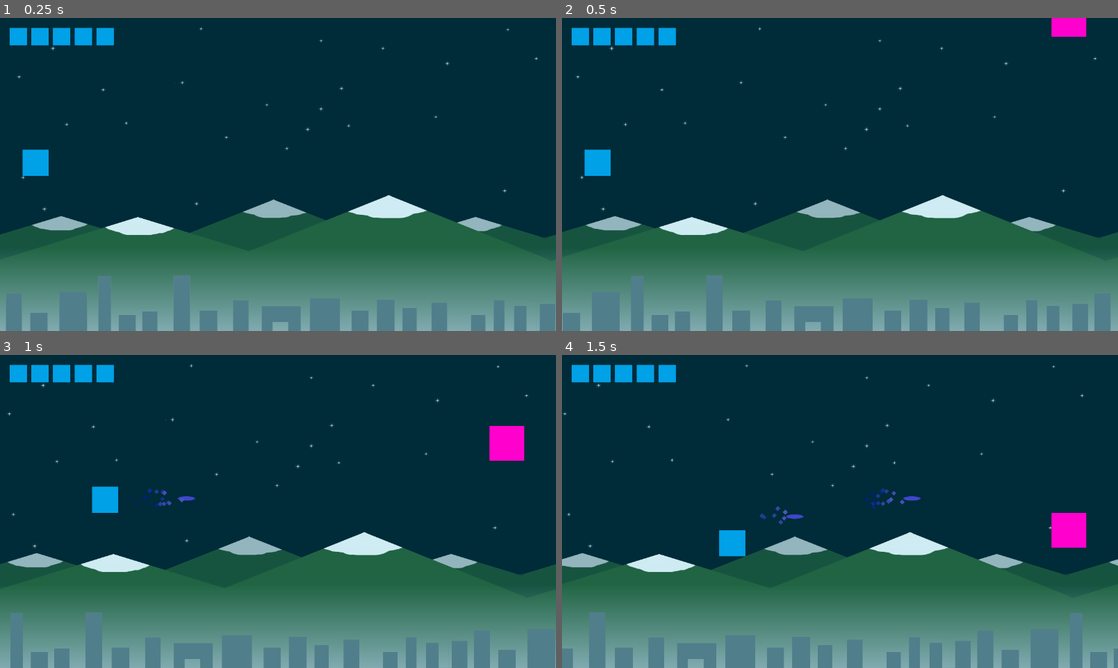
Above: before the commit, frames 1-4 (two rows, left to right).
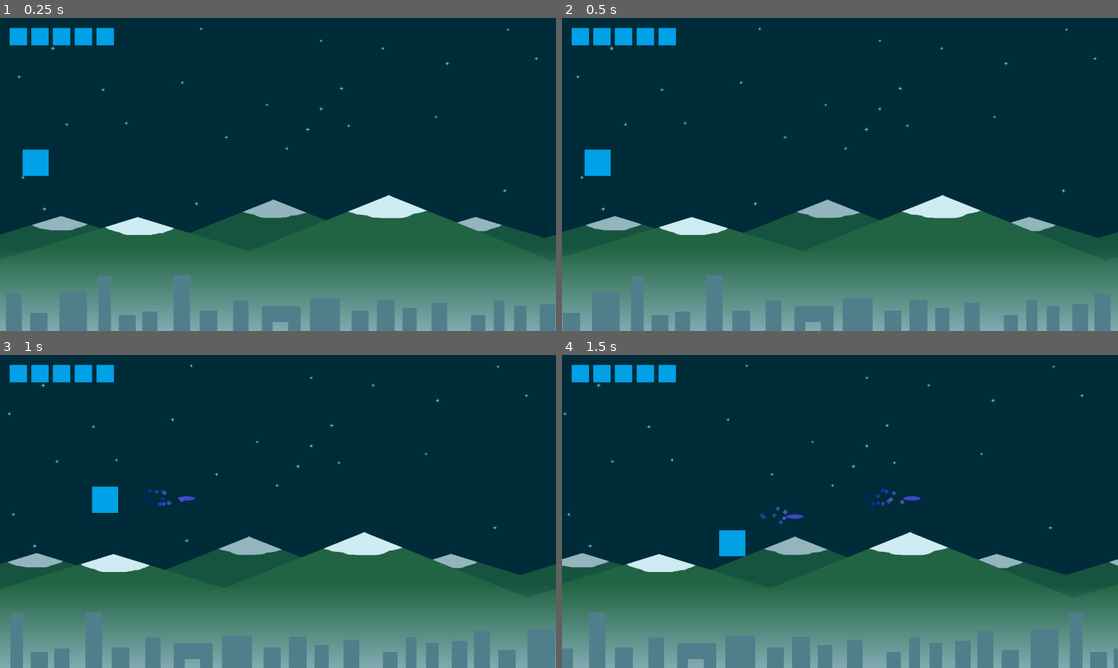
Above: after the commit, the same moments.

Repository: Gaetz/gd-Schmup
Game: Godot game, scene res://Main.tscn
Two runs of this game, one before a commit and one after it. Both use one fixed random seed, a clock stepped at 60 frames per second and the inputs below.
Inputs:
- Up to frame 1 (0.25 s): no input
- Up to frame 2 (0.5 s): no input
- Up to frame 3 (1 s): hold Right (ui_right) from 0.53 s (still down); tap Space (fire) at 0.6 s
- Up to frame 4 (1.5 s): release Right (ui_right) at 1.28 s; hold Down (ui_down) from 1.28 s (still down); tap Space (fire) at 1.35 s

Frame 1 is identical in both runs. In frame 2, 0.4% of the frame differs, in the area x 88-95%, y 0-6%; in frame 3, 0.7%, in the area x 88-95%, y 22-34%; in frame 4, 0.7%.

Commit message:
Wave start

Diff:
--- a/Main.tscn
+++ b/Main.tscn
@@ -1,12 +1,11 @@
-[gd_scene load_steps=6 format=2]
+[gd_scene load_steps=5 format=2]
 
 [ext_resource path="res://scripts/Main.gd" type="Script" id=1]
-[ext_resource path="res://Player.tscn" type="PackedScene" id=2]
-[ext_resource path="res://Background.tscn" type="PackedScene" id=3]
-[ext_resource path="res://Enemy.tscn" type="PackedScene" id=4]
-[ext_resource path="res://scripts/LivesControl.gd" type="Script" id=5]
+[ext_resource path="res://scenes/Player.tscn" type="PackedScene" id=2]
+[ext_resource path="res://scenes/Background.tscn" type="PackedScene" id=3]
+[ext_resource path="res://scenes/UI.tscn" type="PackedScene" id=4]
 
-[node name="Main" type="Node2D"]
+[node name="Main" type="Node2D" index="0"]
 
 position = Vector2( 1.87891, 2.75482 )
 script = ExtResource( 1 )
@@ -18,101 +17,16 @@
 
 [node name="ParallaxBackground" parent="." index="1" instance=ExtResource( 3 )]
 
-[node name="Enemy" parent="." index="2" instance=ExtResource( 4 )]
-
-position = Vector2( 1165.57, 465.776 )
-time_on_screen = 3
-entry = 1
-exit = 3
-transition_speed = 400.0
-main_speed = Vector2( 0, 0 )
-
-[node name="RespawnTimer" type="Timer" parent="." index="3"]
+[node name="RespawnTimer" type="Timer" parent="." index="2"]
 
 process_mode = 1
 wait_time = 1.0
 one_shot = false
 autostart = false
 
-[node name="LivesControl" type="Control" parent="." index="4"]
+[node name="UI" parent="." index="3" instance=ExtResource( 4 )]
 
-anchor_left = 0.0
-anchor_top = 0.0
-anchor_right = 0.0
-anchor_bottom = 0.0
-margin_right = 40.0
-margin_bottom = 40.0
-rect_pivot_offset = Vector2( 0, 0 )
-rect_clip_content = false
-mouse_filter = 0
-mouse_default_cursor_shape = 0
-size_flags_horizontal = 1
-size_flags_vertical = 1
-script = ExtResource( 5 )
-
-[node name="GameOverControl" type="Control" parent="." index="5"]
-
-editor/display_folded = true
-visible = false
-anchor_left = 0.0
-anchor_top = 0.0
-anchor_right = 0.0
-anchor_bottom = 0.0
-margin_right = 40.0
-margin_bottom = 40.0
-rect_pivot_offset = Vector2( 0, 0 )
-rect_clip_content = false
-mouse_filter = 0
-mouse_default_cursor_shape = 0
-size_flags_horizontal = 1
-size_flags_vertical = 1
-_sections_unfolded = [ "Visibility" ]
-
-[node name="Panel" type="Panel" parent="GameOverControl" index="0"]
-
-anchor_left = 0.0
-anchor_top = 0.0
-anchor_right = 0.0
-anchor_bottom = 0.0
-margin_left = 605.0
-margin_top = 345.0
-margin_right = 705.0
-margin_bottom = 385.0
-rect_pivot_offset = Vector2( 0, 0 )
-rect_clip_content = false
-mouse_filter = 0
-mouse_default_cursor_shape = 0
-size_flags_horizontal = 1
-size_flags_vertical = 1
-_sections_unfolded = [ "Rect" ]
-
-[node name="RichTextLabel" type="RichTextLabel" parent="GameOverControl/Panel" index="0"]
-
-anchor_left = 0.0
-anchor_top = 0.0
-anchor_right = 0.0
-anchor_bottom = 0.0
-margin_left = 13.0
-margin_top = 13.0
-margin_right = 90.0
-margin_bottom = 28.0
-rect_pivot_offset = Vector2( 0, 0 )
-rect_clip_content = true
-mouse_filter = 0
-mouse_default_cursor_shape = 0
-size_flags_horizontal = 1
-size_flags_vertical = 1
-bbcode_enabled = false
-bbcode_text = ""
-visible_characters = -1
-percent_visible = 1.0
-meta_underlined = true
-tab_size = 4
-text = "Game Over"
-scroll_active = true
-scroll_following = false
-selection_enabled = false
-override_selected_font_color = false
+[node name="WaveSpawner" type="Node2D" parent="." index="4"]
 
 [connection signal="hit" from="Player" to="." method="_on_Player_hit"]
 
--- a/Player.tscn
+++ b/scenes/Player.tscn
@@ -1,8 +1,9 @@
 [gd_scene load_steps=5 format=2]
 
 [ext_resource path="res://Scripts/Player.gd" type="Script" id=1]
-[ext_resource path="res://Bullet.tscn" type="PackedScene" id=2]
+[ext_resource path="res://scenes/Bullet.tscn" type="PackedScene" id=2]
 [ext_resource path="res://sprites/ship.png" type="Texture" id=3]
+
 
 [sub_resource type="RectangleShape2D" id=1]
 
--- a/ShootingEnemy.tscn
+++ b/scenes/ShootingEnemy.tscn
@@ -1,7 +1,8 @@
 [gd_scene load_steps=3 format=2]
 
-[ext_resource path="res://Enemy.tscn" type="PackedScene" id=1]
+[ext_resource path="res://scenes/Enemy.tscn" type="PackedScene" id=1]
 [ext_resource path="res://scripts/ShootingEnemy.gd" type="Script" id=2]
+
 
 [node name="ShootingEnemy" index="0" instance=ExtResource( 1 )]
 
--- /dev/null
+++ b/scenes/UI.tscn
@@ -0,0 +1,98 @@
+[gd_scene load_steps=2 format=2]
+
+[ext_resource path="res://scripts/LivesControl.gd" type="Script" id=1]
+
+[node name="UI" type="Control"]
+
+anchor_left = 0.0
+anchor_top = 0.0
+anchor_right = 0.0
+anchor_bottom = 0.0
+margin_right = 40.0
+margin_bottom = 40.0
+rect_pivot_offset = Vector2( 0, 0 )
+rect_clip_content = false
+mouse_filter = 0
+mouse_default_cursor_shape = 0
+size_flags_horizontal = 1
+size_flags_vertical = 1
+
+[node name="LivesControl" type="Control" parent="." index="0"]
+
+anchor_left = 0.0
+anchor_top = 0.0
+anchor_right = 0.0
+anchor_bottom = 0.0
+margin_right = 40.0
+margin_bottom = 40.0
+rect_pivot_offset = Vector2( 0, 0 )
+rect_clip_content = false
+mouse_filter = 0
+mouse_default_cursor_shape = 0
+size_flags_horizontal = 1
+size_flags_vertical = 1
+script = ExtResource( 1 )
+
+[node name="GameOverControl" type="Control" parent="." index="1"]
+
+editor/display_folded = true
+visible = false
+anchor_left = 0.0
+anchor_top = 0.0
+anchor_right = 0.0
+anchor_bottom = 0.0
+margin_right = 40.0
+margin_bottom = 40.0
+rect_pivot_offset = Vector2( 0, 0 )
+rect_clip_content = false
+mouse_filter = 0
+mouse_default_cursor_shape = 0
+size_flags_horizontal = 1
+size_flags_vertical = 1
+_sections_unfolded = [ "Visibility" ]
+
+[node name="Panel" type="Panel" parent="GameOverControl" index="0"]
+
+anchor_left = 0.0
+anchor_top = 0.0
+anchor_right = 0.0
+anchor_bottom = 0.0
+margin_left = 605.0
+margin_top = 345.0
+margin_right = 705.0
+margin_bottom = 385.0
+rect_pivot_offset = Vector2( 0, 0 )
+rect_clip_content = false
+mouse_filter = 0
+mouse_default_cursor_shape = 0
+size_flags_horizontal = 1
+size_flags_vertical = 1
+_sections_unfolded = [ "Rect" ]
+
+[node name="RichTextLabel" type="RichTextLabel" parent="GameOverControl/Panel" index="0"]
+
+anchor_left = 0.0
+anchor_top = 0.0
+anchor_right = 0.0
+anchor_bottom = 0.0
+margin_left = 13.0
+margin_top = 13.0
+margin_right = 90.0
+margin_bottom = 28.0
+rect_pivot_offset = Vector2( 0, 0 )
+rect_clip_content = true
+mouse_filter = 0
+mouse_default_cursor_shape = 0
+size_flags_horizontal = 1
+size_flags_vertical = 1
+bbcode_enabled = false
+bbcode_text = ""
+visible_characters = -1
+percent_visible = 1.0
+meta_underlined = true
+tab_size = 4
+text = "Game Over"
+scroll_active = true
+scroll_following = false
+selection_enabled = false
+override_selected_font_color = false
--- a/Wave.tscn
+++ b/scenes/Wave.tscn
@@ -2,7 +2,6 @@
 
 [ext_resource path="res://scripts/Wave.gd" type="Script" id=1]
 
-
-[node name="Wave" type="Node2D" index="0"]
+[node name="Wave" type="Node2D"]
 
 script = ExtResource( 1 )
--- a/scripts/LivesControl.gd
+++ b/scripts/LivesControl.gd
@@ -3,7 +3,7 @@
 var live_textures = []
 
 func _ready():
-	var lives = get_parent().number_of_tries
+	var lives = get_parent().get_parent().number_of_tries
 	for i in range(lives):
 		var text = TextureRect.new()
 		text.texture = load("res://sprites/ship.png")
--- a/scripts/Wave.gd
+++ b/scripts/Wave.gd
@@ -2,5 +2,15 @@
 
 var enemies = []
 
+func _ready():
+	set_process(false)
+	load()
+	set_process(true)
+
+func load():
+	for child in get_children():
+		enemies.append(child)
+
 func _process(delta):
-	pass
+	if len(enemies) == 0:
+		queue_free()
Empty file added: ld.cfg
Renamed: Background.tscn -> scenes/Background.tscn
Renamed: Bullet.tscn -> scenes/Bullet.tscn
Renamed: Enemy.tscn -> scenes/Enemy.tscn
